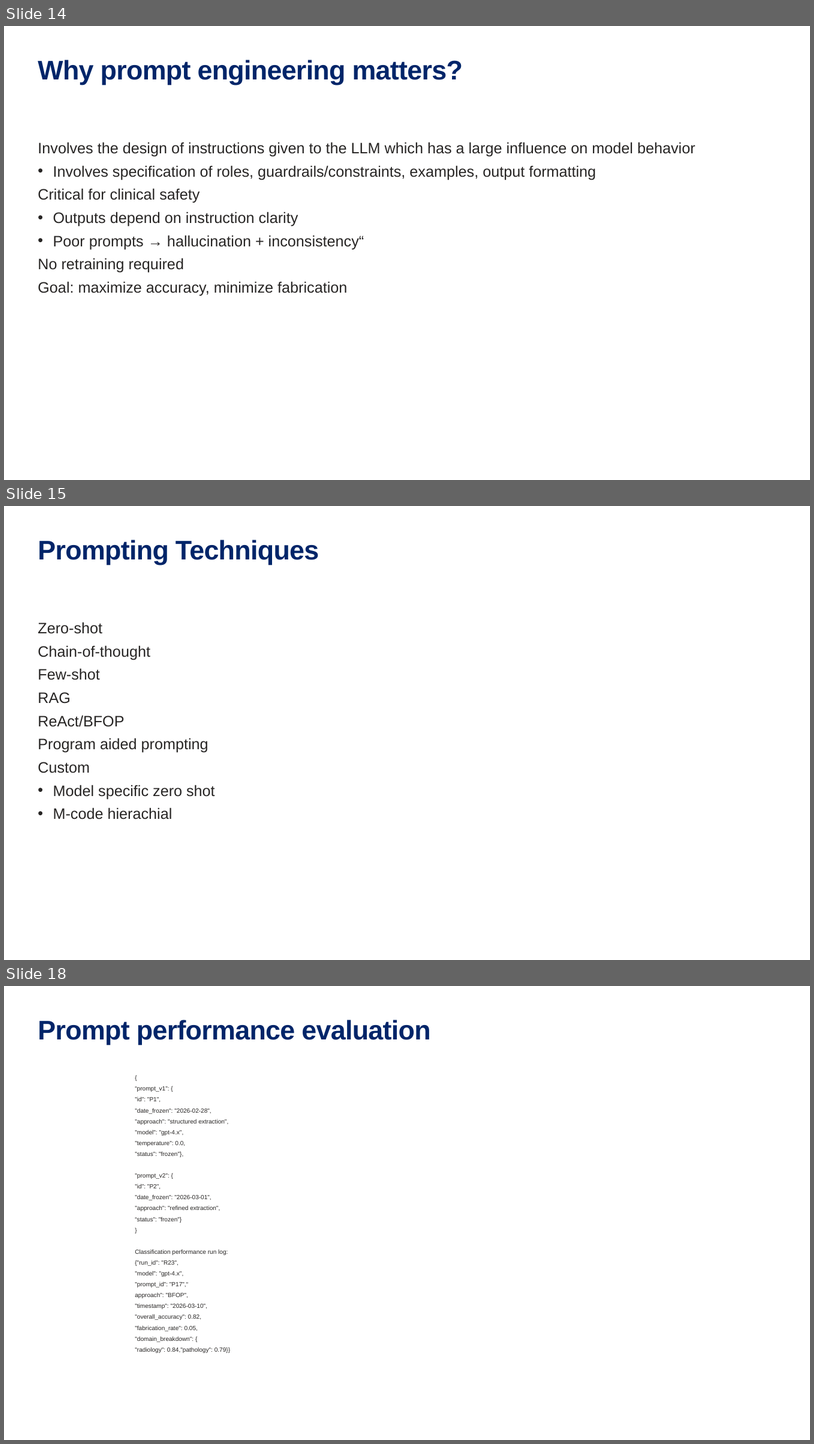
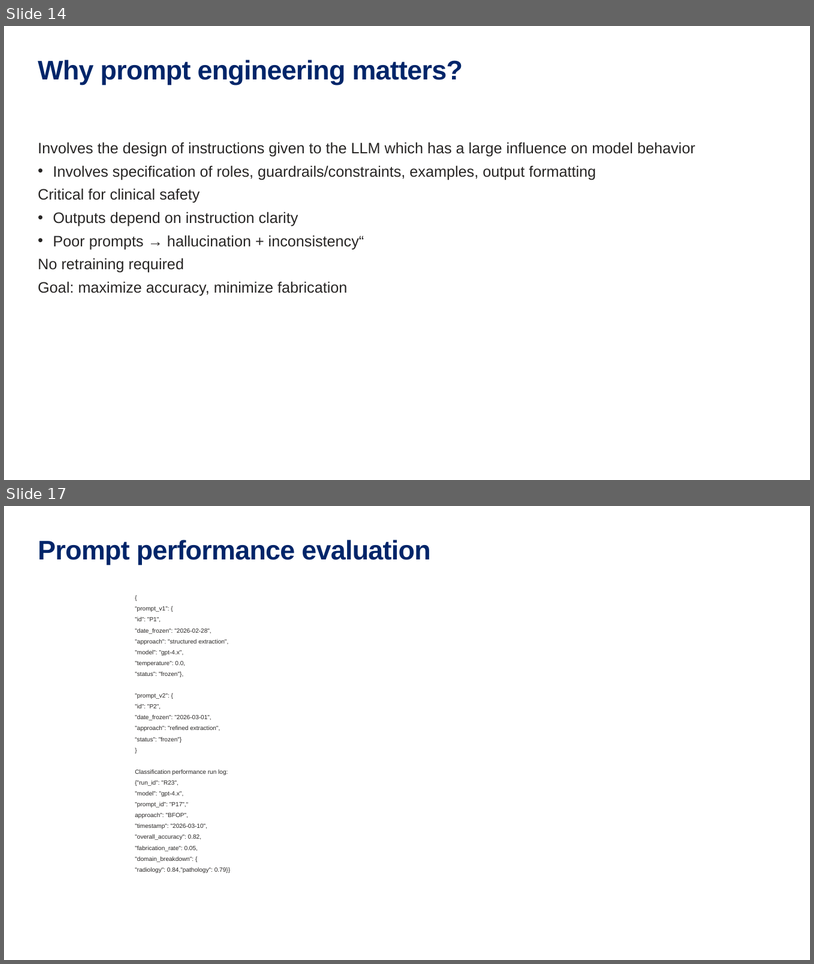
Before and after one commit to Robertjam954/llm_summarization_br_ca, a slide deck: conferences/cornell_spring_wip/llm_summary_validation_presentation.pptx. Shown one above the other, each under a label of ours: slides 14, 15 and 18 before the commit, slides 14 and 17 after it; the slides between them are not shown. The pictures are 814x1444 and 814x964 pixels, drawn with LibreOffice and Linux fonts; fonts in the diff are those of the drawing. Boxes give left, top, right and bottom in pixels: in the first picture for what was removed or moved away, otherwise in the second. Text is boxed around its words. In the diff, an @@ line names an element or a change of style, - is before the commit and + after.

```diff
--- a/conferences/cornell_spring_wip/llm_summary_validation_presentation.pptx
+++ b/conferences/cornell_spring_wip/llm_summary_validation_presentation.pptx
@@ slide 15 removed at (4, 506, 810, 960), background #FFFFFF @@
@@ title removed at (38, 540, 319, 565) @@
-Prompting Techniques
@@ text removed at (38, 622, 215, 819) @@
-Zero-shot
-Chain-of-thought
-Few-shot
-RAG
-ReAct/BFOP
-Program aided prompting
-Custom
-  • Model specific zero shot
-  • M-code hierachial
@@ what was slide 18 is now slide 17 @@
```
Also in this commit, not shown: 6 slides changed, 1 slide added, 24 other files.
